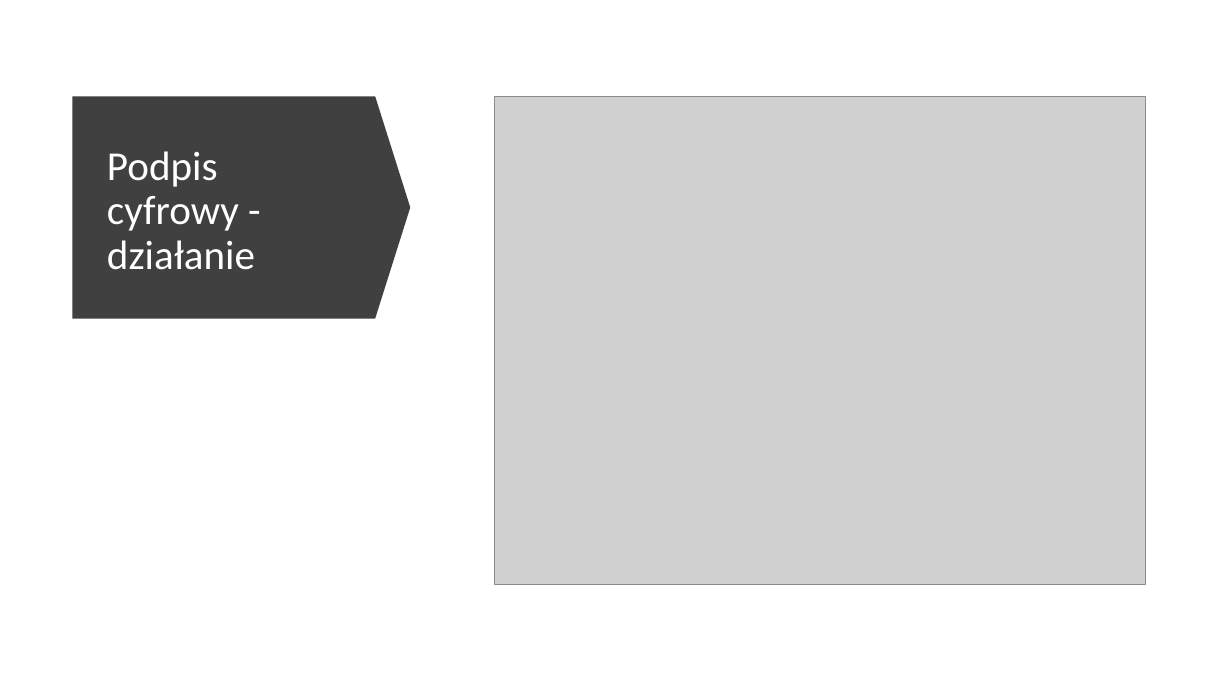
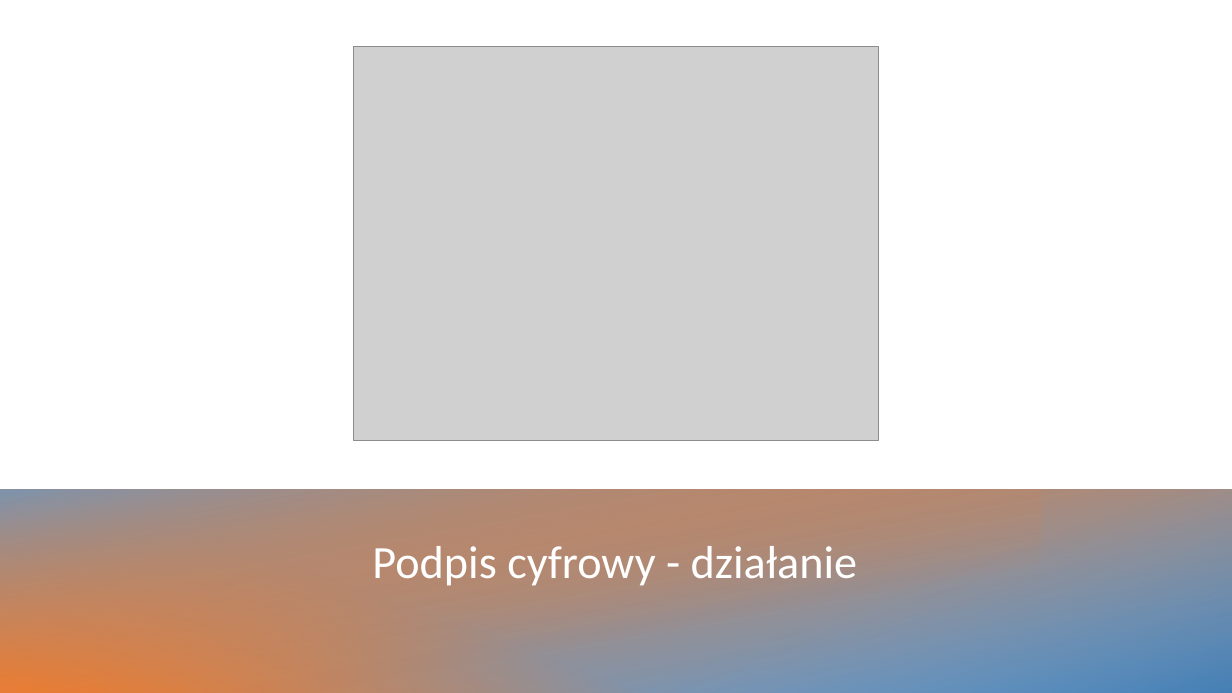
Before and after one commit to blackbat13/cs-lut, a slide deck: slide 10 of Algorytmy/Szyfrowanie asymetryczne.pptx. Drawn at 1232x693 pixels with LibreOffice and Linux fonts; fonts in the diff are those of the drawing; grey boxes stand for pictures. Boxes give left, top, right and bottom in pixels: in the first picture for what was removed or moved away, otherwise in the second. Text is boxed around its words. In the diff, an @@ line names an element or a change of style, - is before the commit and + after.

```diff
--- a/Algorytmy/Szyfrowanie asymetryczne.pptx
+++ b/Algorytmy/Szyfrowanie asymetryczne.pptx
@@ picture: place and size @@
-picture at box(494, 96, 1145, 584)
+picture at box(354, 46, 879, 440)
@@ down arrow removed at box(73, 97, 411, 319) @@
@@ group added at box(0, 490, 1232, 693): 4 rectangles @@
@@ title "Podpis cyfrowy - działanie": place and size @@
-title "Podpis cyfrowy - działanie" at box(107, 151, 255, 270)
+title "Podpis cyfrowy - działanie" at box(372, 546, 858, 586)
@@ title "Podpis cyfrowy - działanie" at box(372, 546, 858, 586): size 32 to 36 pt; alignment left to centre; vertical alignment middle to bottom @@
```
Also in this commit, not shown: 9 other slides changed, 1 other file.
